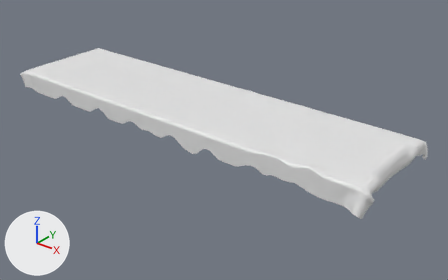
Renders of the FBX model Assets/Stag_1_map/in/식당 및 휴게실/식탁.fbx from each side of a commit.
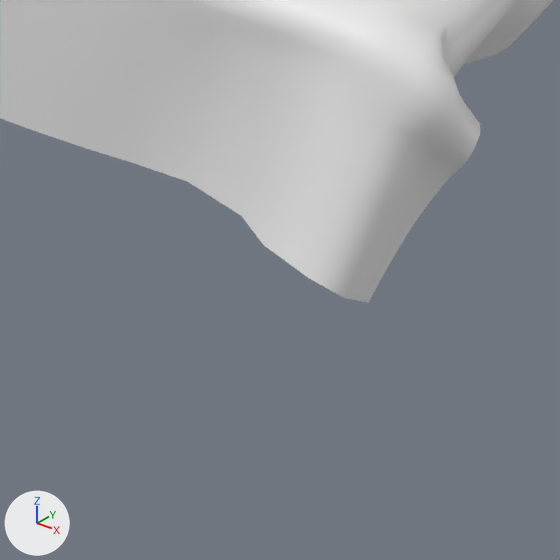
The first picture shows the older version from a camera (50 mm lens) standing at (13.95, -13.66, 8.09) and looking at (3.0, 0.02, -0.39). The close-ups show the older and then the newer version on the part from 72% to 85% of the width and 66% to 88% of the height of that picture. Only the edits that show in the close-ups are written down. Arrows for +X, +Y and +Z are at lower left; the lights stay in place. Where no turn or scale is listed for an object, it has been applied to the vertices.

Before the edit, the objects in view are built like this:
```python
me_mesh = bpy.data.meshes.new('Mesh')
me_mesh.from_pydata(...)  # 10201 vertices, 10000 faces; spans x -6.78..6.7, y -1.89..2.01, z -1.44..-0.58
ob_plane001 = bpy.data.objects.new('Plane001', me_mesh)
ob_plane001.location = (2.235, -0.31, 1.472)
```
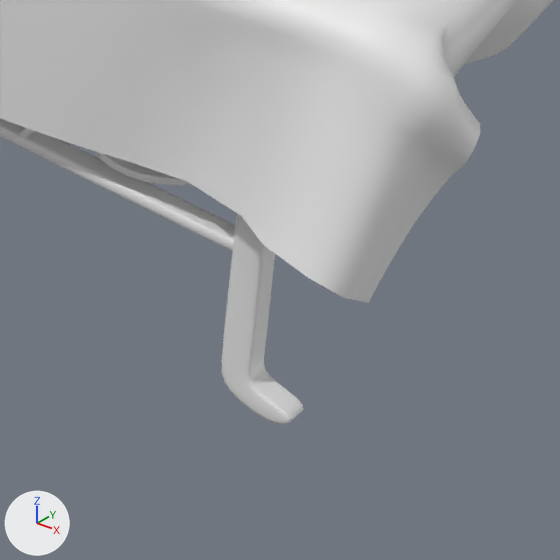
Scene script edits in JSON lines:
```json
{"op": "add", "block": "me_mesh_001", "code": ["me_mesh_001 = bpy.data.meshes.new('Mesh.001')", "me_mesh_001.from_pydata(...)  # 29362 vertices, 28704 faces; spans x -6.46..6.46, y -0.05..0.05, z -0.62..0.62"]}
{"op": "add", "block": "ob_box063", "code": ["ob_box063 = bpy.data.objects.new('Box063', me_mesh_001)", "ob_box063.location = (2.141, -1.868, 0.15)"]}
```

Changed parts and their boxes (x1, y1, x2, y2) in the close-ups (560 x 560 px):
```json
{"object": "Box063", "change": "added", "after": [0, 119, 304, 424]}
```
